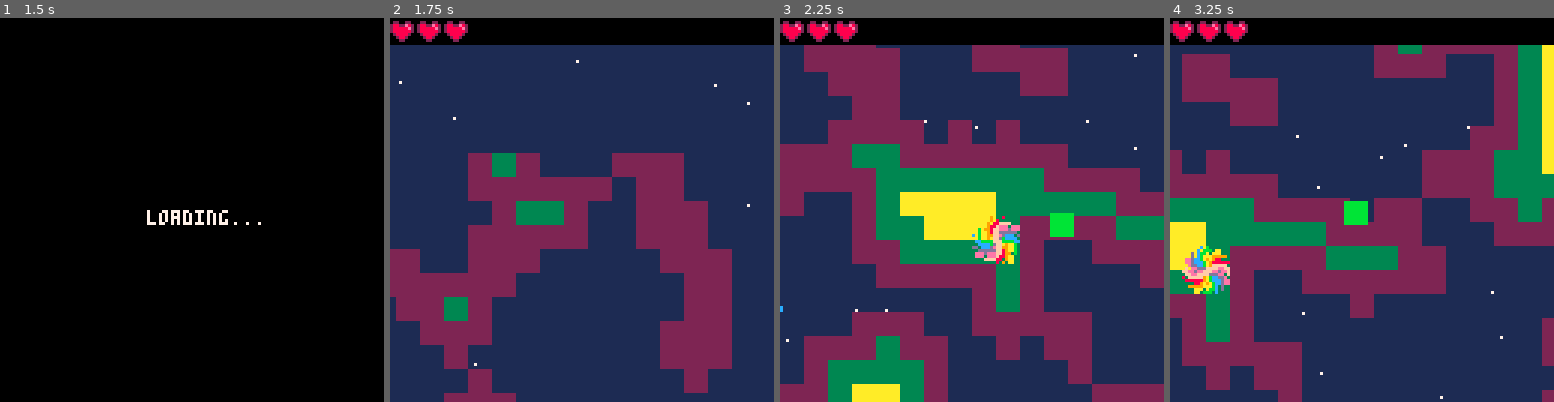
Above: before the commit, frames 1-4 (left to right).
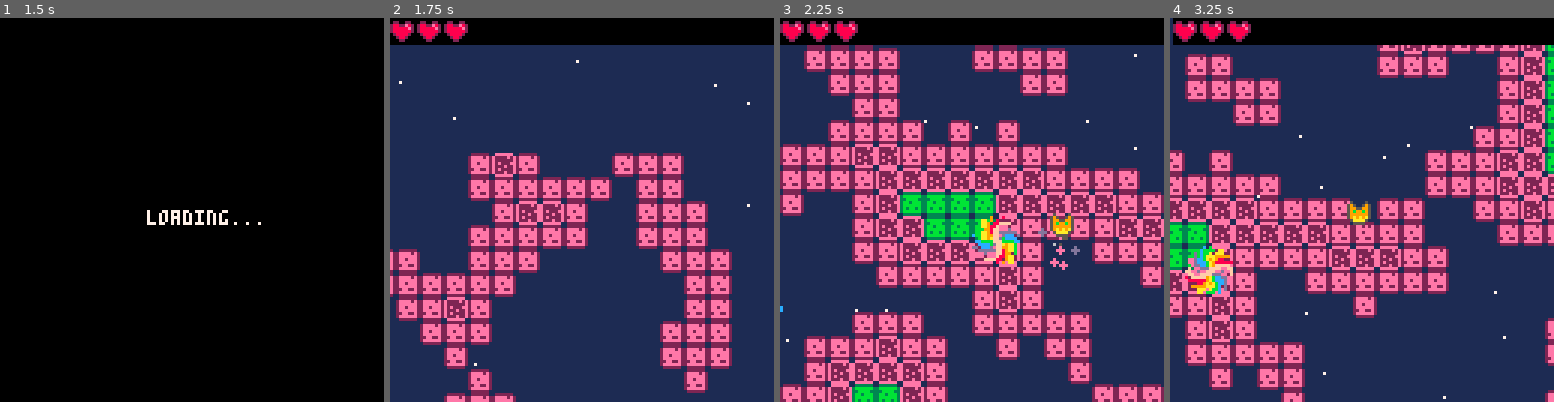
Above: after the commit, the same moments.

Repository: EPUJelly/DJAM8-source
Game: PICO-8 cartridge src/djam8.p8
Same seed, same stepped clock (60 frames per second), same inputs: the game is played once before the commit and once after it.
Inputs:
- Up to frame 1 (1.5 s): tap X (X key) at 0.33, 1.07 s
- Up to frame 2 (1.75 s): hold Right from 1.6 s (still down)
- Up to frame 3 (2.25 s): tap X (X key) at 1.85 s; release Right at 2.1 s; hold Up from 2.15 s (still down)
- Up to frame 4 (3.25 s): release Up at 2.42 s; hold Right 2.47-3.03 s; tap X (X key) at 2.97 s; hold Left from 3.08 s (still down)

Frame 1 is identical in both runs. In frame 2, 14% of the frame differs, in the area x 0-90%, y 35-100%; in frame 3, 34%, in the area x 0-100%, y 7-100%; in frame 4, 31%.

Commit message:
revamped gfx

Diff:
--- a/src/djam8.p8
+++ b/src/djam8.p8
@@ -5,11 +5,15 @@
 startx = 0
 starty = 0
 
+shake = 0
+
 cam = {
 	x = 0,
 	y = 0,
 	easing = 0.1
 }
+
+effects = {}
 
 gems = {}
 
@@ -35,7 +39,9 @@
 	gravity = 1,
 	jumpheight = 7,
 	health = 3,
-	ishurting = false
+	ishurting = false,
+	p_sprites = {1,19},
+	p_sprite = 1
 }
 
 decayiterator = 0
@@ -78,6 +84,7 @@
  decaylevel()
  updategems()
  updateportal()
+ update_fx()
 end
 
 function updateportal()
@@ -120,6 +127,9 @@
 		add(stars,star)
 	end
 end
+
+local hasplayed1 = false
+local hasplayed2 = false
 
 function moveplayer()
 	if player.active then
@@ -174,7 +184,17 @@
 		if player.z > 0 then
 			player.z -= player.gravity
 			player.canj = false
+			hasplayed1 = false
 		else
+			if hasplayed1 == false then
+				if check_flag_collision(player,0) then
+					explode(player.x,player.y + 3,2,{2,14,13},5)
+				else
+					explode(player.x,player.y + 3,2,{5,6},5)
+				end
+				shake = 0.07
+				hasplayed1 = true
+			end
 			player.canj = true
 		end
 
@@ -213,6 +233,7 @@
 		player.y += player.dy
 
 		if player.ishurting then
+			player.p_sprite = player.p_sprites[2]
 			if hasdoneinitdamage == false then
 				healthiterator = timetotakedamage
 				hasdoneinitdamage = true
@@ -223,6 +244,11 @@
 				healthiterator = 0
 				damage()
 			end
+		else
+			player.p_sprite = player.p_sprites[1]
+		end
+		if player.z < 1 then
+			trail(player.x,player.y,5,{5,6},0.1)
 		end
 	end
 
@@ -278,7 +304,9 @@
 end
 
 function damage()
+	explode(player.x,player.y,5,{8,2},15)
 	player.health -= 1
+	shake = 0.3
 end
 
 function movecam()
@@ -289,6 +317,7 @@
 
 function _draw()
 	cls(1)
+	doshake()
 	drawstarbg()
 	map()
 	if startx == 0 and starty == 0 then
@@ -297,8 +326,9 @@
 		spr_r(8,startx-8,starty-8,portalangle,2,2)
 	end
 	spr(player.s_sprite+5,player.x-4,player.y-4)
+	draw_fx()
 	drawgems()
-	spr(1,player.x-4,player.y-4-player.z)
+	spr(player.p_sprite,player.x-4,player.y-4-player.z)
 	drawhud()
 	if player.active == false then
 	 cls()
@@ -403,7 +433,7 @@
 function update_fx()
     for fx in all(effects) do
         --lifetime
-        fx.t+=1
+        fx.t+=3
         if fx.t>fx.die then del(effects,fx) end
 
         --color depends on lifetime
@@ -499,6 +529,18 @@
             2,         -- radius
             c_table    -- color_table
         )
+    end
+end
+
+function doshake()
+    local shakex = 16 - rnd(32)
+    local shakey = 16 - rnd(32)
+    shakex *= shake
+    shakey *= shake
+    camera(shakex + cam.x-64, shakey + cam.y-64)
+    shake = shake * 0.95
+    if shake < 0.05 then
+        shake = 0
     end
 end
 
@@ -586,22 +628,22 @@
  end
 end
 __gfx__
-00000000bbbbbbbbaaaaaaaa33333333222222220000000000000000000000000000000002200220000000000000000000000000000000000000000000000000
-00000000bbbbbbbbaaaaaaaa33333333222222220000000000000000000000000000000028822e82000000000000000000000000000000000000000000000000
-00700700bbbbbbbbaaaaaaaa333333332222222200000000000000000000000000000000288888e20cccccc00cccccc00cccccc00cccccc00000000000000000
-00077000bbbbbbbbaaaaaaaa3333333322222222000000000000000000000000000000002888888271c11c1cc1711c1cc1c1171cc1c11c170000000000000000
-00077000bbbbbbbbaaaaaaaa3333333322222222000000000000000000000000000000000288882071c11c1cc1711c1cc1c1171cc1c11c170000000000000000
-00700700bbbbbbbbaaaaaaaa33333333222222220000000005555550005555000005500000288200071cc1c00c17c1c00c1c71c00c1cc1700000000000000000
-00000000bbbbbbbbaaaaaaaa33333333222222220000000051111115051111500051150000022000007ccc0000c7cc0000cc7c0000ccc7000000000000000000
-00000000bbbbbbbbaaaaaaaa333333332222222200000000055555500055550000055000000000000007c0000007c000000c7000000c70000000000000000000
-0000080ff0ee0000d8dd888d00000000000000000000000000000000000000000000000000000000000000000000000000000000000000000000000000000000
-000080ff0eee00008288222800000000000000000000000000000000000000000000000000000000000000000000000000000000000000000000000000000000
-00908ffeeddddd00d8282e2800000000000000000000000000000000000000000000000000000000000000000000000000000000000000000000000000000000
-00908feeedcc00008288222800000000000000000000000000000000000000000000000000000000000000000000000000000000000000000000000000000000
-aa988feddcccccc0d882888d00000000000000000000000000000000000000000000000000000000000000000000000000000000000000000000000000000000
-aa988ffedccbbb0c8828888d00000000000000000000000000000000000000000000000000000000000000000000000000000000000000000000000000000000
-0a998ffedbbaabb082882e2800000000000000000000000000000000000000000000000000000000000000000000000000000000000000000000000000000000
-b0aa99fffaa9aabbd8dd888d00000000000000000000000000000000000000000000000000000000000000000000000000000000000000000000000000000000
+0000000005000050033333300eeeeee0022222200000000000000000000000000000000002200220000000000000000000000000000000000000000000000000
+00000000595005953bbbbbb3e2222e2e2eeee2e20000000000000000000000000000000028822e82000000000000000000000000000000000000000000000000
+007007005995599533bbbb33e222222e2eeeeee200000000000000000000000000000000288888e20cccccc00cccccc00cccccc00cccccc00000000000000000
+0007700059b99b953bb3bbb3e2e222ee2ee2eee2000000000000000000000000000000002888888271c11c1cc1711c1cc1c1171cc1c11c170000000000000000
+00077000599999953bbbbbb3e222e22e2eeeeee2000000000000000000000000000000000288882071c11c1cc1711c1cc1c1171cc1c11c170000000000000000
+0070070059a9a9a53b3bb3b3e2e2222e22ee22e20000000005555550005555000005500000288200071cc1c00c17c1c00c1c71c00c1cc1700000000000000000
+0000000005aaaa503bbbbbb3e222e22e2eeeeee20000000051111115051111500051150000022000007ccc0000c7cc0000cc7c0000ccc7000000000000000000
+0000000000555500033333300eeeeee00222222000000000055555500055550000055000000000000007c0000007c000000c7000000c70000000000000000000
+0000080ff0ee000008dd888005000050000000000000000000000000000000000000000000000000000000000000000000000000000000000000000000000000
+000080ff0eee00008288222852500525000000000000000000000000000000000000000000000000000000000000000000000000000000000000000000000000
+00908ffeeddddd00d8282e2852255225000000000000000000000000000000000000000000000000000000000000000000000000000000000000000000000000
+00908feeedcc00008288222852b22b25000000000000000000000000000000000000000000000000000000000000000000000000000000000000000000000000
+aa988feddcccccc0d882888d52222225000000000000000000000000000000000000000000000000000000000000000000000000000000000000000000000000
+aa988ffedccbbb0c8828888d52288225000000000000000000000000000000000000000000000000000000000000000000000000000000000000000000000000
+0a998ffedbbaabb082882e2805822850000000000000000000000000000000000000000000000000000000000000000000000000000000000000000000000000
+b0aa99fffaa9aabb08dd888000555500000000000000000000000000000000000000000000000000000000000000000000000000000000000000000000000000
 bbaa9aafff99aa0b0000000000000000000000000000000000000000000000000000000000000000000000000000000000000000000000000000000000000000
 0bbaabbdeff899a00000000000000000000000000000000000000000000000000000000000000000000000000000000000000000000000000000000000000000
 c0bbbccdeff889aa0000000000000000000000000000000000000000000000000000000000000000000000000000000000000000000000000000000000000000
